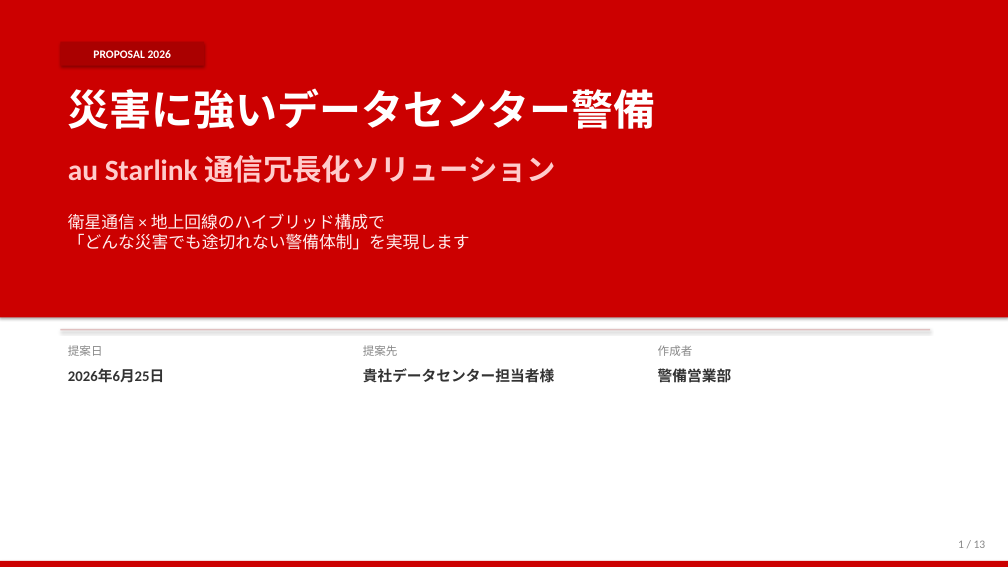
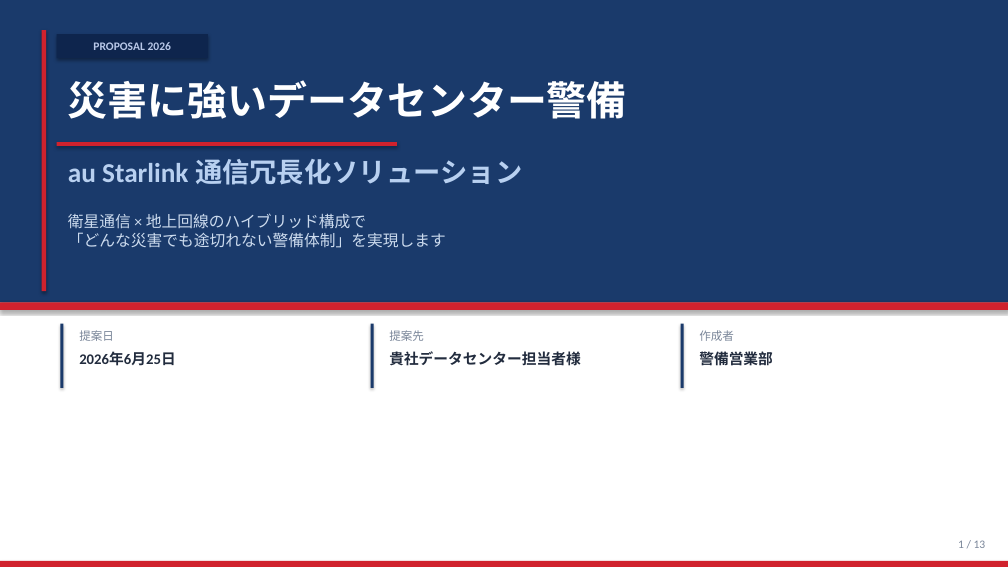
Before and after one commit to iharuhisa-ai/test, a slide deck: slide 1 of datacenter_security_proposal.pptx. Drawn at 1008x567 pixels with LibreOffice and Linux fonts; fonts in the diff are those of the drawing. Boxes give left, top, right and bottom in pixels: in the first picture for what was removed or moved away, otherwise in the second. Text is boxed around its words. In the diff, an @@ line names an element or a change of style, - is before the commit and + after.

```diff
--- a/datacenter_security_proposal.pptx
+++ b/datacenter_security_proposal.pptx
@@ rectangle: place and size @@
-rectangle at <box>0,0,1008,318</box>
+rectangle at <box>0,0,1008,302</box>
@@ rectangle at <box>0,0,1008,302</box>: fill #CC0000 to #1A3A6B @@
@@ rectangle added at <box>42,30,46,291</box>, fill #D0222D @@
@@ rectangle: place and size @@
-rectangle at <box>60,42,204,66</box>
+rectangle at <box>57,34,208,58</box>
@@ rectangle at <box>57,34,208,58</box>: fill #AA0000 to #0E254D @@
@@ text "PROPOSAL 2026": place and size @@
-text "PROPOSAL 2026" at <box>93,50,171,58</box>
+text "PROPOSAL 2026" at <box>93,42,171,50</box>
@@ text "PROPOSAL 2026" at <box>93,42,171,50</box>: text colour #FFFFFF to #B8C8E8 @@
@@ text "災害に強いデータセンター警備": place and size @@
-text "災害に強いデータセンター警備" at <box>68,88,656,129</box>
+text "災害に強いデータセンター警備" at <box>68,80,627,119</box>
@@ text "災害に強いデータセンター警備" at <box>68,80,627,119</box>: size 40 to 38 pt @@
@@ rectangle added at <box>57,142,397,146</box>, fill #D0222D @@
@@ text "au Starlink 通信冗長化ソリューション" at <box>68,159,522,185</box>: size 28 to 26 pt, text colour #FFCCCC to #B8D0F0 @@
@@ text "衛星通信 × 地上回線のハイブリッド構成で 「どんな災害でも途切れない警備体制」を実現します" at <box>68,213,446,248</box>: size 16 to 15 pt, text colour #FFEEEE to #CCDBEE @@
@@ rectangle: place and size @@
-rectangle at <box>60,329,930,330</box>
+rectangle at <box>0,302,1008,310</box>
@@ rectangle at <box>0,302,1008,310</box>: fill #E0C0C0 to #D0222D @@
@@ rectangle added at <box>60,324,64,388</box>, fill #1A3A6B @@
@@ text "提案日": place and size @@
-text "提案日" at <box>68,345,103,356</box>
+text "提案日" at <box>79,330,114,341</box>
@@ rectangle added at <box>371,324,374,388</box>, fill #1A3A6B @@
@@ text "提案先": place and size @@
-text "提案先" at <box>363,345,398,356</box>
+text "提案先" at <box>389,330,424,341</box>
@@ rectangle added at <box>681,324,684,388</box>, fill #1A3A6B @@
@@ text colour #888888 to #7A8699 in 4 elements at <box>958,540,986,548</box>, <box>79,330,114,341</box>, <box>389,330,424,341</box>, <box>699,330,734,341</box> @@
@@ text "作成者": place and size @@
-text "作成者" at <box>658,345,693,356</box>
+text "作成者" at <box>699,330,734,341</box>
@@ text "2026年6月25日": place and size @@
-text "2026年6月25日" at <box>68,368,164,383</box>
+text "2026年6月25日" at <box>79,352,175,366</box>
@@ text "貴社データセンター担当者様": place and size @@
-text "貴社データセンター担当者様" at <box>363,368,554,383</box>
+text "貴社データセンター担当者様" at <box>389,351,580,366</box>
@@ text colour #333333 to #222C3E in 3 elements at <box>79,352,175,366</box>, <box>389,351,580,366</box>, <box>699,350,773,369</box> @@
@@ text "警備営業部": place and size @@
-text "警備営業部" at <box>658,366,732,385</box>
+text "警備営業部" at <box>699,350,773,369</box>
@@ rectangle at <box>0,561,1008,567</box>: fill #CC0000 to #D0222D @@
```
Also in this commit, not shown: 12 other slides changed, 1 other file.
